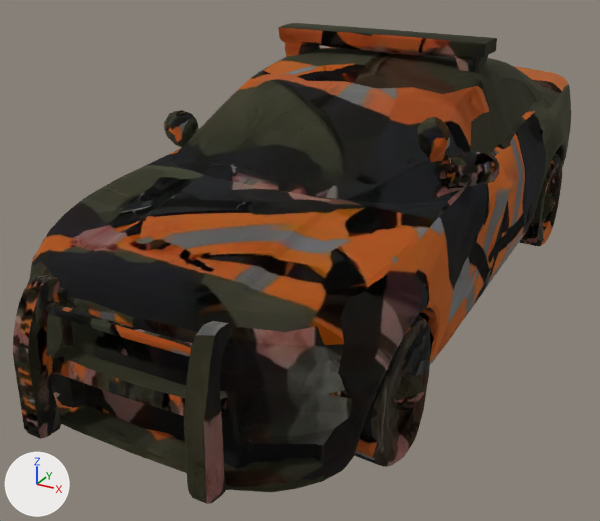
Before and after pictures for a commit that changed the glTF model assets/fp/cdn/c1012a68-bf05-4936-b1bd-03c8de389401.glb.
One viewpoint serves both versions: a 50 mm camera at (0.44, -0.948, 0.336) aimed at (-0.041, -0.074, -0.101). The axes (+X, +Y, +Z) are drawn at lower left. The lights are the same throughout. The picture after the commit comes second. Where no turn or scale is listed for an object, it has been applied to the vertices.

Names of what the first picture shows: 'geometry_0'.
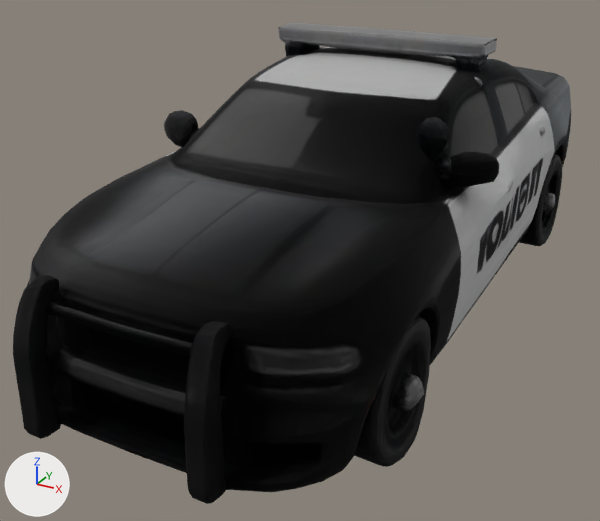
Pixel boxes (x1, y1, x2, y2) of what changed, in the pictures (600 x 521 px):
'geometry_0', surface changed
    both: (13, 23, 571, 504)

The change, as a list of edits to the scene's bpy script:
```text
Add img_image_0:
    img_image_0 = load_image('Image_0', '_unpacked/Image_0', 1024, 1024, 'sRGB')
Change mat_material_0:
    mat_material_0.texture: img_basecolor_webp -> img_image_0
```
